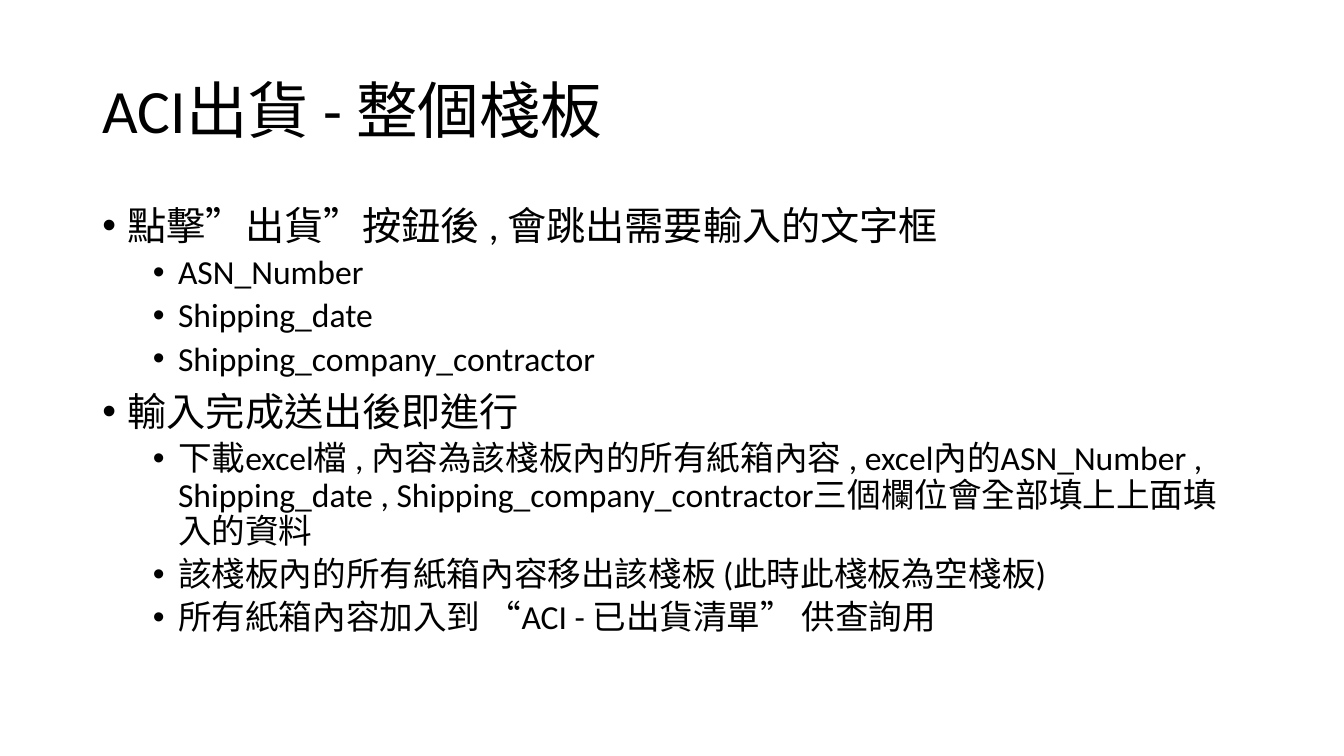
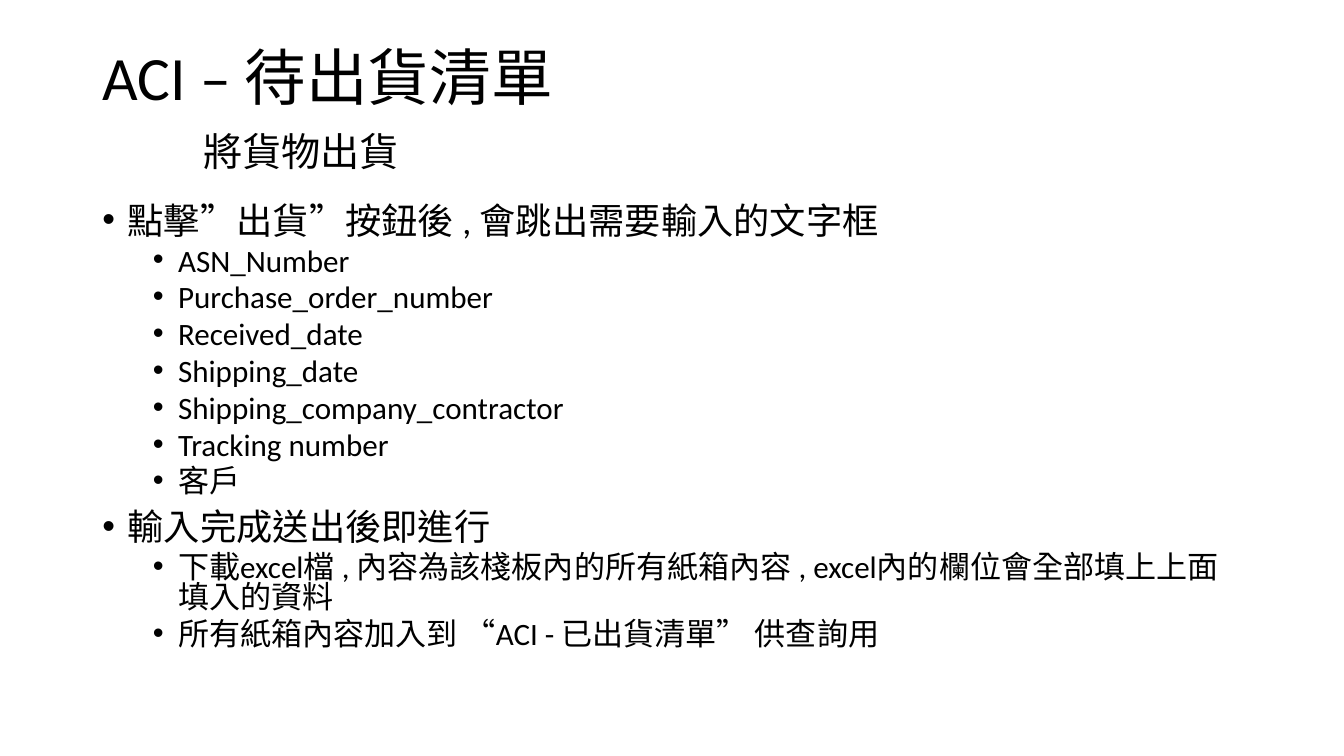
Before and after one commit to CrayHung/twoway-scanner, a slide deck: slide 25 of document/ACI庫存操作.pptx (slide 15 before the commit). Drawn at 1344x756 pixels with LibreOffice and Linux fonts; fonts in the diff are those of the drawing. Boxes give left, top, right and bottom in pixels: in the first picture for what was removed or moved away, otherwise in the second. Text is boxed around its words. In the diff, an @@ line names an element or a change of style, - is before the commit and + after.

```diff
--- a/document/ACI庫存操作.pptx
+++ b/document/ACI庫存操作.pptx
@@ title at bbox=[102, 48, 553, 169]: text changed @@
-ACI出貨 - 整個棧板
+ACI – 待出貨清單
+將貨物出貨
@@ text at bbox=[128, 203, 879, 648]: size 28 to 25.9 pt in "點擊”出貨”按鈕後 , 會跳出需要輸入的文字框", "輸入完成送出後即進行"; size 24 to 22.2 pt in "ASN_Number", "Shipping_date", "Shipping_company_contractor", "所有紙箱內容加入到 “ACI - 已出貨清單” 供查詢用"; line spacing 0.9 to 0.8 @@
@@ text at bbox=[178, 286, 493, 350]: paragraphs added @@
+  • Purchase_order_number
+  • Received_date
@@ text at bbox=[178, 434, 389, 495]: paragraphs added @@
+  • Tracking number
+  • 客戶
@@ text at bbox=[178, 551, 792, 587]: text changed; size 24 to 22.2 pt @@
-  • 下載excel檔 , 內容為該棧板內的所有紙箱內容 , excel內的ASN_Number , Shipping_date , Shipping_company_contractor三個欄位會全部填上上面填入的資料
-  • 該棧板內的所有紙箱內容移出該棧板 (此時此棧板為空棧板)
+  • 下載excel檔 , 內容為該棧板內的所有紙箱內容 , excel內的欄位會全部填上上面填入的資料
```
Also in this commit, not shown: 12 other slides changed, 11 slides added, 8 slides removed, 22 other files.
